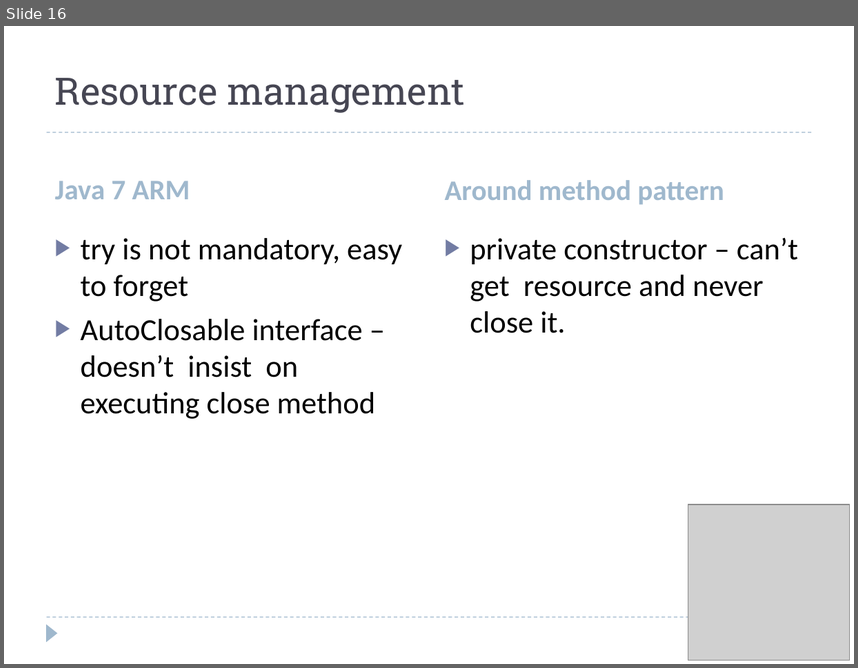
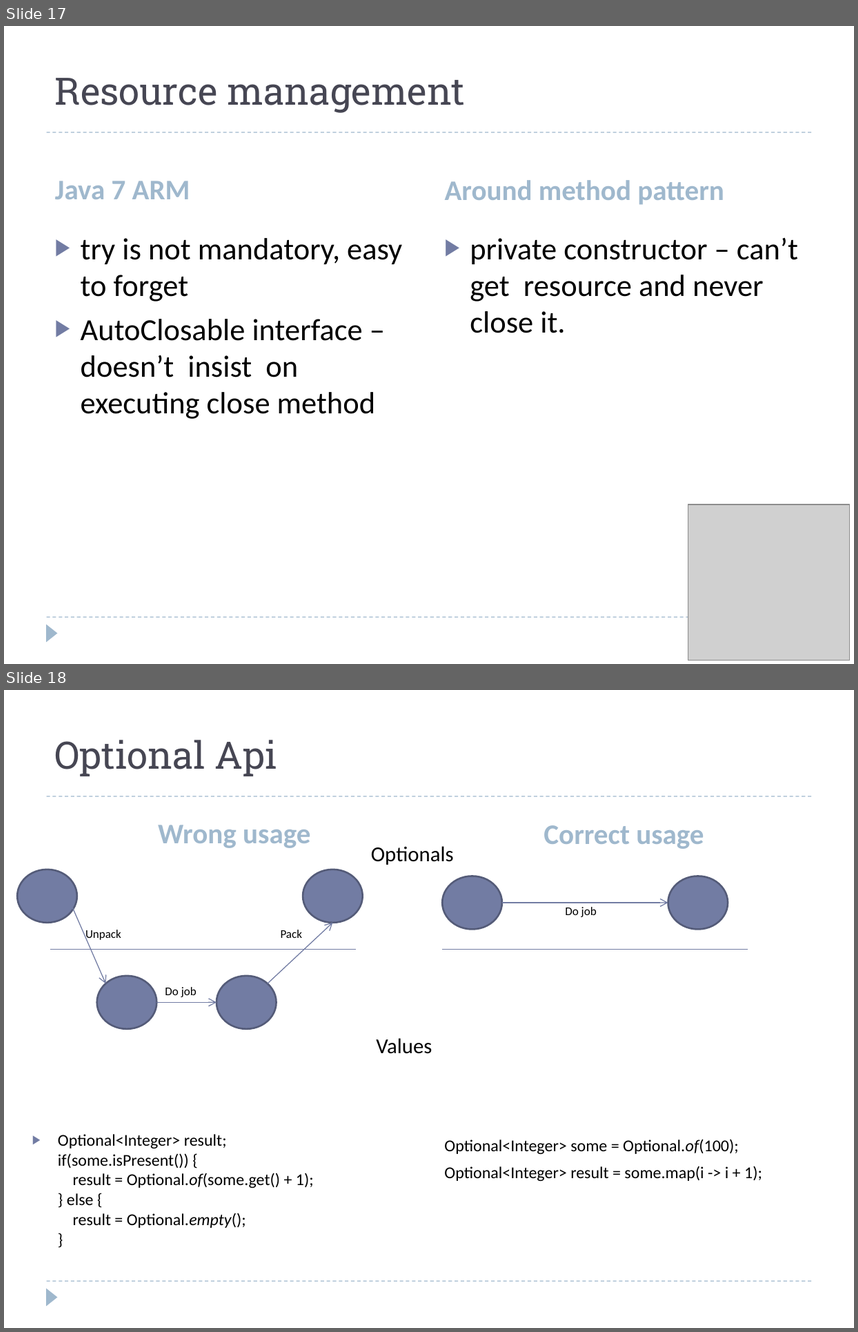
Before and after one commit to zelivit/from-gof-to-lambda, a slide deck: src/main/resources/patterns.pptx. Shown one above the other, each under a label of ours: slide 16 before the commit, slides 17 and 18 after it. The pictures are 858x668 and 858x1332 pixels, drawn with LibreOffice and Linux fonts; fonts in the diff are those of the drawing; grey boxes stand for pictures. Boxes give left, top, right and bottom in pixels: in the first picture for what was removed or moved away, otherwise in the second. Text is boxed around its words. In the diff, an @@ line names an element or a change of style, - is before the commit and + after.

```diff
--- a/src/main/resources/patterns.pptx
+++ b/src/main/resources/patterns.pptx
@@ slide 18 added at [4, 690, 854, 1328], background #FFFFFF; not listed: 3 template elements that a slide beside it also shows @@
@@ title added at [55, 740, 277, 776], 32 pt, text #464653 @@
+Optional Api
@@ text added at [158, 825, 310, 848], 24 pt, text #9FB8CD, bold @@
+Wrong usage
@@ text added at [544, 825, 704, 849], 24 pt, text #9FB8CD, bold @@
+Correct usage
@@ text added at [371, 846, 454, 865], 18 pt, text #000000 @@
+Optionals
@@ ellipse added at [18, 869, 77, 923], fill #727CA3, outline #545C79 1.5 pt @@
@@ ellipse added at [303, 869, 363, 923], fill #727CA3, outline #545C79 1.5 pt @@
@@ ellipse added at [443, 876, 502, 929], fill #727CA3, outline #545C79 1.5 pt @@
@@ ellipse added at [668, 876, 727, 929], fill #727CA3, outline #545C79 1.5 pt @@
@@ arrow added from (70, 903) to (106, 983), #727CA3 0.75 pt @@
@@ arrow added from (502, 903) to (668, 903), #727CA3 0.75 pt @@
@@ text added at [565, 907, 597, 917], 10 pt, text #000000 @@
+Do job
@@ text added at [85, 929, 121, 942], 10 pt, text #000000 @@
+Unpack
@@ arrow added from (268, 983) to (333, 922), #727CA3 0.75 pt @@
@@ text added at [281, 929, 303, 938], 10 pt, text #000000 @@
+Pack
@@ line added from (51, 949) to (356, 949), #727CA3 0.75 pt @@
@@ line added from (443, 949) to (748, 949), #727CA3 0.75 pt @@
@@ ellipse added at [96, 976, 156, 1029], fill #727CA3, outline #545C79 1.5 pt @@
@@ ellipse added at [217, 976, 276, 1029], fill #727CA3, outline #545C79 1.5 pt @@
@@ text added at [165, 987, 197, 997], 10 pt, text #000000 @@
+Do job
@@ arrow added from (157, 1002) to (217, 1002), #727CA3 0.75 pt @@
@@ text added at [376, 1038, 432, 1054], 18 pt, text #000000 @@
+Values
@@ text added at [58, 1134, 314, 1228], 14 pt, text #000000 @@
+▶ Optional<Integer> result;
+  if(some.isPresent()) {
+  result = Optional.of(some.get() + 1);
+  } else {
+  result = Optional.empty();
+  }
@@ text added at [444, 1138, 762, 1181], 14 pt, text #000000 @@
+Optional<Integer> some = Optional.of(100);
+Optional<Integer> result = some.map(i -> i + 1);
@@ what was slide 16 is now slide 17 @@
```
Also in this commit, not shown: 2 slides changed, 3 other slides added, 2 other files.
